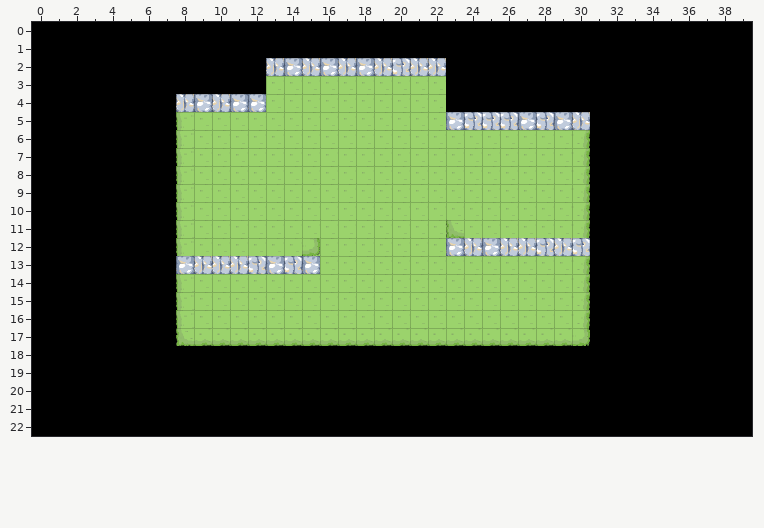
A Tiled map gets an edit: assets/maps/monde_1.tmx. Above, as it was before the edit.
Cells are 32x32 px. Shown: x 0..39, y 0..22.
The same view after the edit:
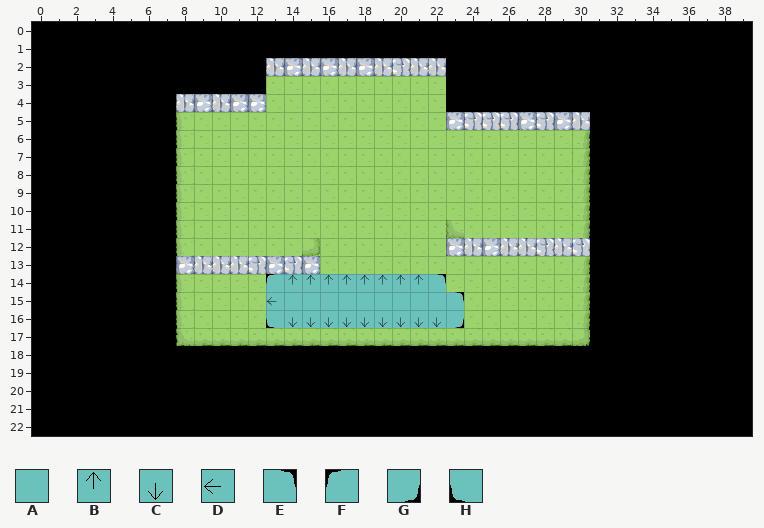
Key: from "tileset_garden": A 24, B 25, C 25 flipped up-down, D 25 turned 270, E 26, F 26 flipped left-right, G 26 flipped up-down, H 26 turned 180.
_ is an empty cell.
Tiles of an added or newly shown layer are drawn over the layers below it.
Log entry: assets: Ajoute un bassin d'eau dans le monde 1 pour tester les palettes
Change:
Layer "animated_tiles" (added):
Tile A now appears in row 15 at x 14 to 22.
Tile B now appears in row 14 at x 14 to 21.
Tile C now appears in row 16 at x 14 to 22.
Tile D now appears in row 15 at x 13.
Tile E now appears in row 14 at x 22; in row 15 at x 23.
Tile F now appears in row 14 at x 13.
Tile G now appears in row 16 at x 23.
Tile H now appears in row 16 at x 13.
Boxes around the changes in both pictures, in picture pixels (x1, y1, x2, y2):
added: (266, 274, 464, 328)
